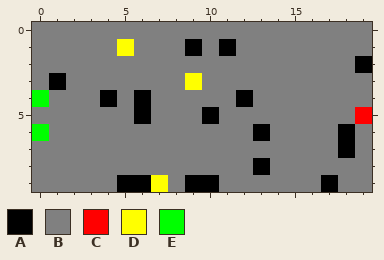
Pixel-art sprite -- CPS-Projet/saved.png. Above: the version before the commit.
The file is 400x200 pixels, drawn in blocks of 20x20; one block is one cell here.
Palette (. is transparent): A #000000  B #808080  C #ff0000  D #ffff00  E #00ff00
Pixels before, first column x 0:
 0 BBBBBBBBBBBBBBBBBBBB
 1 BBBBBDBBBABABBBBBBBB
 2 BBBBBBBBBBBBBBBBBBBA
 3 BABBBBBBBDBBBBBBBBBB
 4 EBBBABABBBBBABBBBBBB
 5 BBBBBBABBBABBBBBBBBC
 6 EBBBBBBBBBBBBABBBBAB
 7 BBBBBBBBBBBBBBBBBBAB
 8 BBBBBBBBBBBBBABBBBBB
 9 BBBBBAADBAABBBBBBABB
After:
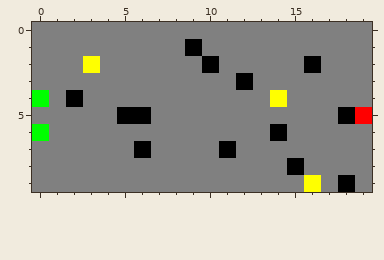
Edits made:
{"y":1,"x":5,"old":"D","new":"B"}
{"y":1,"x":11,"old":"A","new":"B"}
{"y":2,"x":3,"old":"B","new":"D"}
{"y":2,"x":10,"old":"B","new":"A"}
{"y":2,"x":16,"old":"B","new":"A"}
{"y":2,"x":19,"old":"A","new":"B"}
{"y":3,"x":1,"old":"A","new":"B"}
{"y":3,"x":9,"old":"D","new":"B"}
{"y":3,"x":12,"old":"B","new":"A"}
{"y":4,"x":2,"old":"B","new":"A"}
{"y":4,"x":4,"old":"A","new":"B"}
{"y":4,"x":6,"old":"A","new":"B"}
{"y":4,"x":12,"old":"A","new":"B"}
{"y":4,"x":14,"old":"B","new":"D"}
{"y":5,"x":5,"old":"B","new":"A"}
{"y":5,"x":10,"old":"A","new":"B"}
{"y":5,"x":18,"old":"B","new":"A"}
{"y":6,"x":13,"old":"AB","new":"BA"}
{"y":6,"x":18,"old":"A","new":"B"}
{"y":7,"x":6,"old":"B","new":"A"}
{"y":7,"x":11,"old":"B","new":"A"}
{"y":7,"x":18,"old":"A","new":"B"}
{"y":8,"x":13,"old":"A","new":"B"}
{"y":8,"x":15,"old":"B","new":"A"}
{"y":9,"x":5,"old":"AAD","new":"BBB"}
{"y":9,"x":9,"old":"AA","new":"BB"}
{"y":9,"x":16,"old":"BAB","new":"DBA"}
{"label":"changed","picture_box":[49,39,372,192]}
